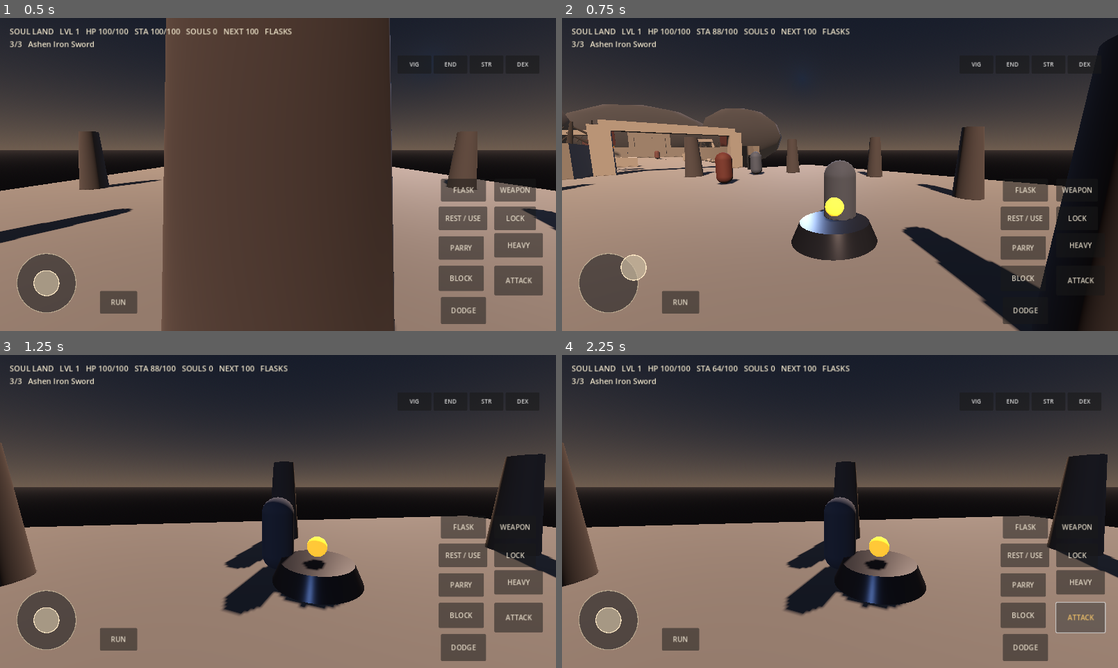
Above: before the commit, frames 1-4 (two rows, left to right).
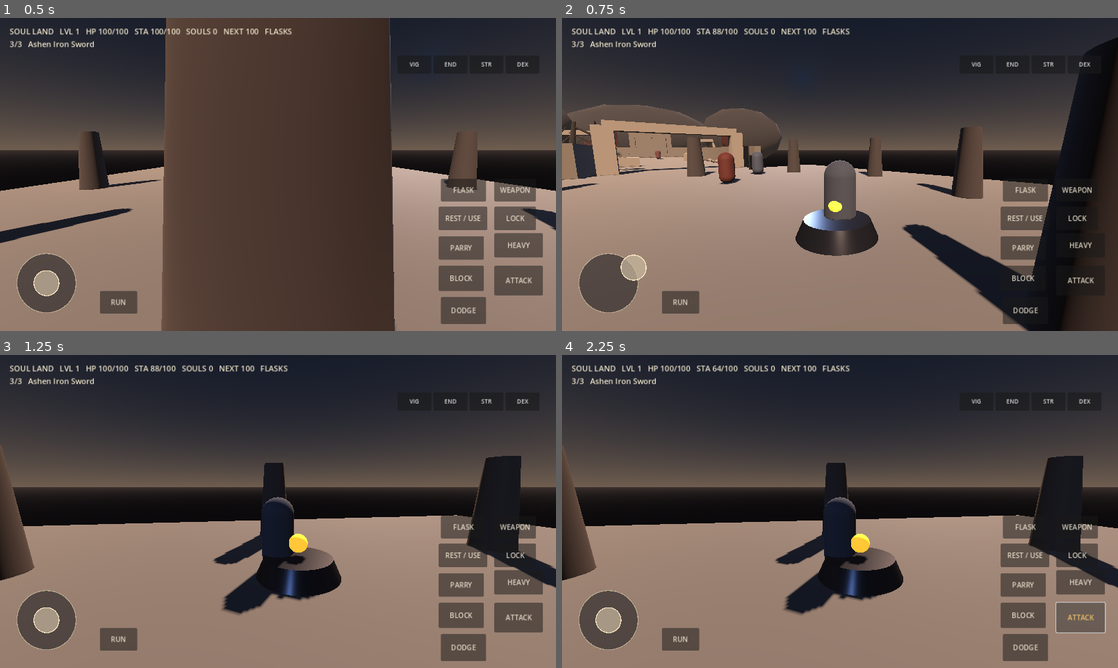
Above: after the commit, the same moments.

Repository: codingscenes2-cyber/SoulLans
Game: Godot game, scene res://scenes/main.tscn
Two runs of this game, one before a commit and one after it. Both use one fixed random seed, a clock stepped at 60 frames per second and the inputs below.
Inputs (mouse positions are in pixels of both pictures, inside the frame that each line leads up to):
- Up to frame 1 (0.5 s): no input
- Up to frame 2 (0.75 s): drag from (606, 284) to (895, 105) at 0.52 s
- Up to frame 3 (1.25 s): no input
- Up to frame 4 (2.25 s): drag from (728, 527) to (812, 574) at 1.27 s; click "ATTACK" at 2 s

Frame 1 is identical in both runs. In frame 2, 5.0% of the frame differs, in the area x 0-100%, y 5-100%; in frame 3, 5.3%, in the area x 0-100%, y 28-83%; in frame 4, 5.3%.

Commit message:
Add Soulslike movement commitment to weapon attacks

Diff:
--- a/scripts/player_controller.gd
+++ b/scripts/player_controller.gd
@@ -38,6 +38,7 @@
 var attack_windup := 0.0
 var attack_active_timer := 0.0
 var attack_has_hit := false
+var attack_movement_multiplier := 1.0
 var dodge_direction := Vector3.FORWARD
 var locked_on := false
 var camera_yaw := 0.0
@@ -117,6 +118,8 @@
         velocity.z = dodge_direction.z * dodge_speed
     else:
         var speed := sprint_speed if sprinting else move_speed
+        if attack_cooldown > 0.0:
+            speed *= attack_movement_multiplier
         if sprinting:
             stamina = maxf(0.0, stamina - 12.0 * delta)
             stamina_regen_timer = stamina_regen_delay * 0.65
@@ -243,6 +246,7 @@
     current_attack_range = float(equipped_weapon.get("attack_range")) if is_instance_valid(equipped_weapon) else 2.5
     attack_active_duration = active
     attack_cooldown = windup + active + recovery
+    attack_movement_multiplier = 0.55
     attack_windup = windup
 
 func perform_heavy_attack() -> void:
@@ -263,6 +267,7 @@
     current_attack_range = (float(equipped_weapon.get("attack_range")) if is_instance_valid(equipped_weapon) else 2.5) + 0.2
     attack_active_duration = active
     attack_cooldown = windup + active + recovery
+    attack_movement_multiplier = 0.35
     attack_windup = windup
 
 func _resolve_melee_hit() -> void:
